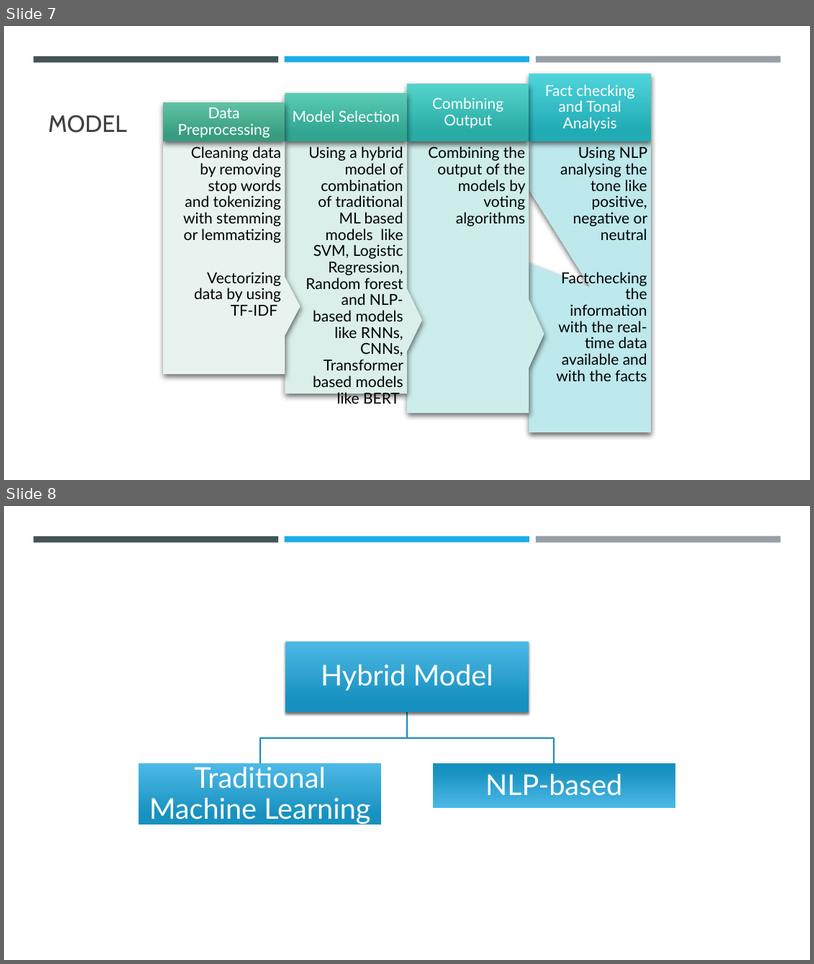
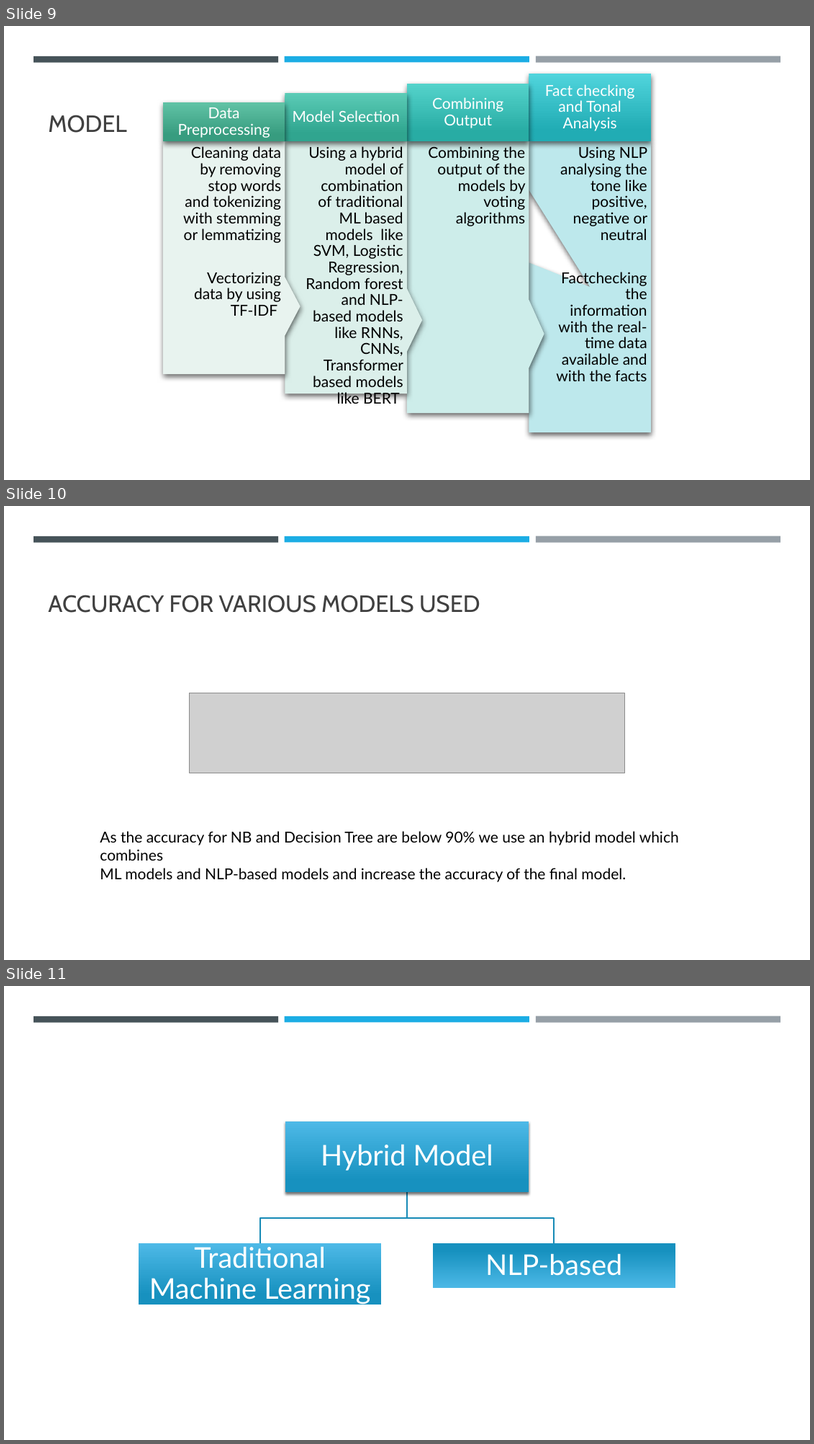
Before and after one commit to nandam2003/daksh_hackthon, a slide deck: NNN.pptx. Shown one above the other, each under a label of ours: slides 7 and 8 before the commit, slides 9, 10 and 11 after it. The pictures are 814x964 and 814x1444 pixels, drawn with LibreOffice and Linux fonts; fonts in the diff are those of the drawing; grey boxes stand for pictures. Boxes give left, top, right and bottom in pixels: in the first picture for what was removed or moved away, otherwise in the second. Text is boxed around its words. In the diff, an @@ line names an element or a change of style, - is before the commit and + after.

Commit message:
model updated

```diff
--- a/NNN.pptx
+++ b/NNN.pptx
@@ slide 10 added at (4, 506, 810, 960), background #FFFFFF; not listed: 3 template elements that a slide beside it also shows @@
@@ title added at (48, 595, 481, 613), 28 pt, text #404040 @@
+ACCURACY FOR VARIOUS MODELS USED
@@ picture added at (190, 693, 625, 773) @@
@@ text added at (100, 831, 679, 882), 18 pt, text #000000 @@
+As the accuracy for NB and Decision Tree are below 90% we use an hybrid model which combines
+ML models and NLP-based models and increase the accuracy of the final model.
@@ what was slide 7 is now slide 9 @@
@@ what was slide 8 is now slide 11 @@
```
Also in this commit, not shown: 4 other slides added, 2 other files.
